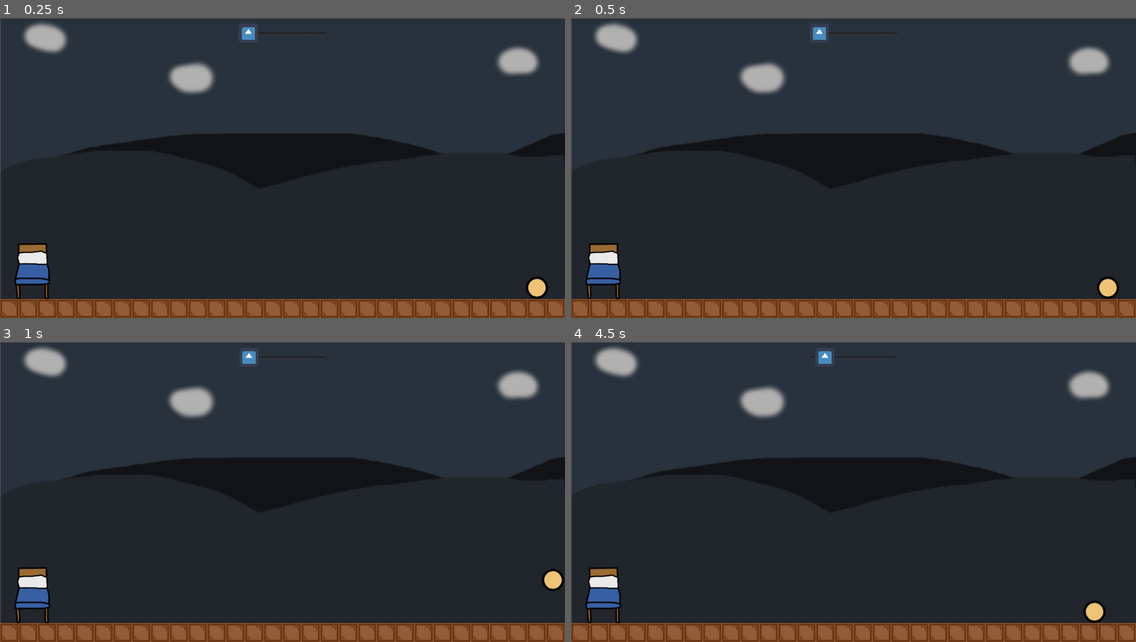
Above: before the commit, frames 1-4 (two rows, left to right).
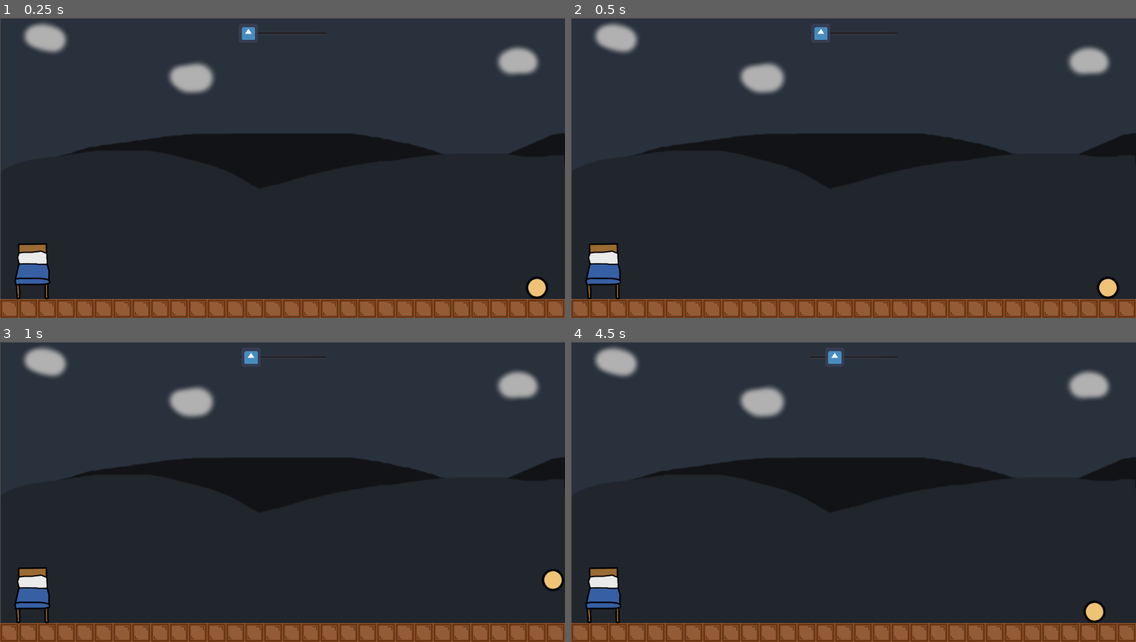
Above: after the commit, the same moments.

Repository: moisesjbc/a-la-cama
Game: Godot game, scene res://gameplay/main/main.tscn
Two runs of this game, one before a commit and one after it. Both use one fixed random seed, a clock stepped at 60 frames per second and the inputs below. The engine's default icon, where the game draws it, is replaced by a stand-in: a white triangle on a blue panel in a dark square.
Inputs:
- Up to frame 1 (0.25 s): no input
- Up to frame 2 (0.5 s): no input
- Up to frame 3 (1 s): tap Enter at 0.5 s; hold D (ui_right) from 0.53 s (still down); tap Space at 0.77 s
- Up to frame 4 (4.5 s): tap Space at 1.52, 3.02, 3.77 s; release D (ui_right) at 2.03 s; hold A (ui_left) 2.03-2.78 s; hold D (ui_right) 2.78-4.28 s; hold A (ui_left) from 4.28 s (still down)

Frame 1 is identical in both runs. In frame 2, less than 0.1% of the frame differs, in the area x 42-46%, y 3-8%; in frame 3, less than 0.1%; in frame 4, 0.2%, in the area x 43-49%, y 3-8%.

Commit message:
Reduce time to 20 seconds

Diff:
--- a/godot-project/gameplay/main/main.gd
+++ b/godot-project/gameplay/main/main.gd
@@ -38,7 +38,7 @@
 	$moon.restart()
 	$level.start(current_level_index)
 	$player.global_position = $level.get_player_spawn_position()
-	$background_gui/time_counter.start(50)
+	$background_gui/time_counter.start(20)
 
 
 func restart_game():
